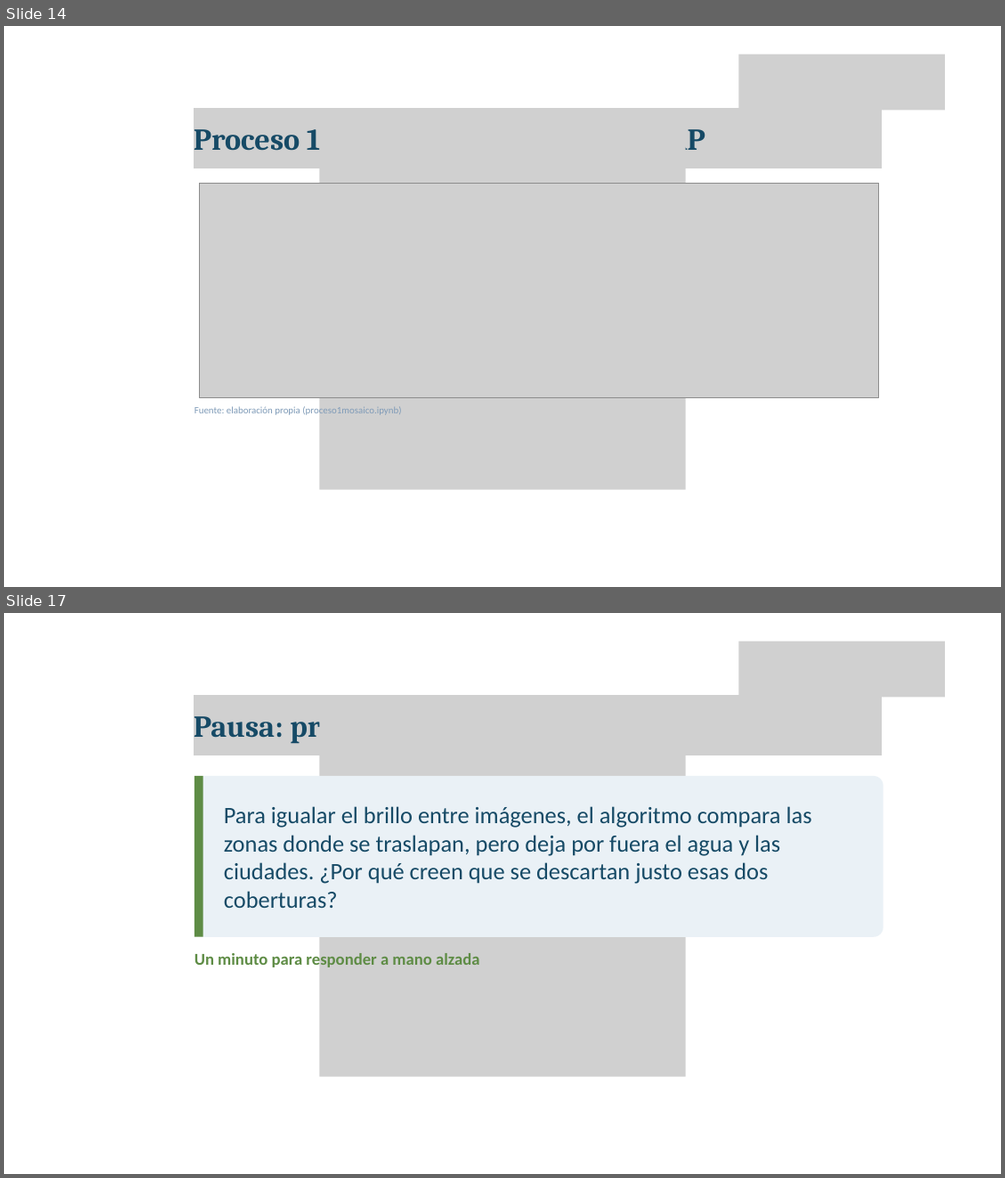
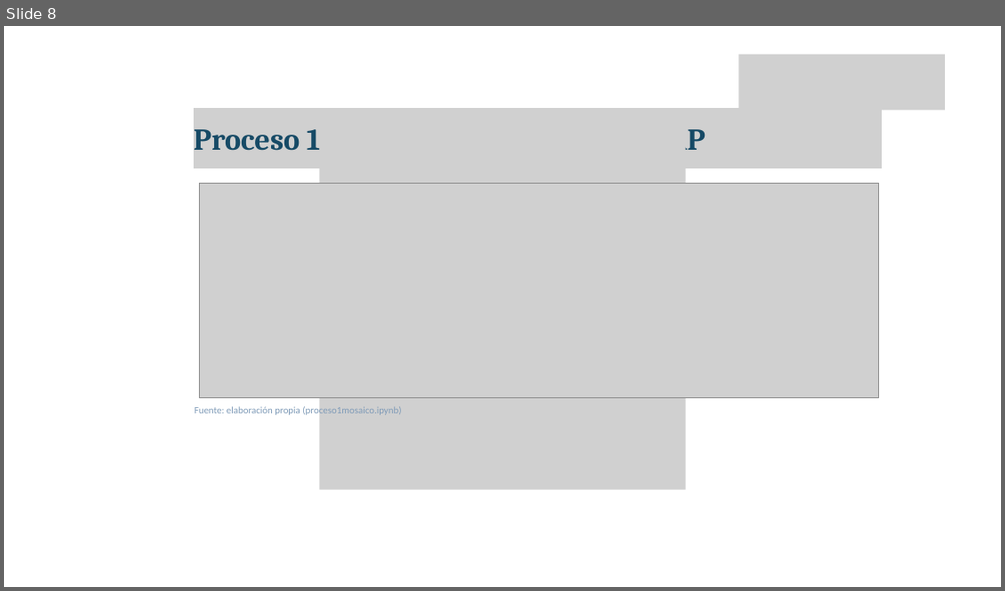
Before and after one commit to AlexandraUD/Ortomosaico, a slide deck: Ponencia_Ortomosaicos_SAR.pptx. Shown one above the other, each under a label of ours: slides 14 and 17 before the commit, slide 8 after it; the slides between them are not shown. The pictures are 1005x1178 and 1005x591 pixels, drawn with LibreOffice and Linux fonts; fonts in the diff are those of the drawing; grey boxes stand for pictures; background and template pictures are left out. Boxes give left, top, right and bottom in pixels: in the first picture for what was removed or moved away, otherwise in the second. Text is boxed around its words. In the diff, an @@ line names an element or a change of style, - is before the commit and + after.

```diff
--- a/Ponencia_Ortomosaicos_SAR.pptx
+++ b/Ponencia_Ortomosaicos_SAR.pptx
@@ slide 17 removed at <box>4,613,1001,1174</box>, background picture (left out) @@
@@ picture removed at <box>738,641,945,697</box> @@
@@ picture removed at <box>194,695,882,755</box> @@
@@ text removed at <box>194,716,416,744</box> @@
-Pausa: pregunta 2 de 3
@@ picture removed at <box>319,710,686,1077</box> @@
@@ rounded rectangle removed at <box>194,776,883,937</box> @@
@@ rectangle removed at <box>194,776,203,937</box> @@
@@ text removed at <box>224,806,812,908</box> @@
-Para igualar el brillo entre imágenes, el algoritmo compara las zonas donde se traslapan, pero deja por fuera el agua y las ciudades. ¿Por qué creen que se descartan justo esas dos coberturas?
@@ text removed at <box>194,951,479,970</box> @@
-Un minuto para responder a mano alzada
@@ what was slide 14 is now slide 8 @@
```
Also in this commit, not shown: 10 slides changed, 1 slide added, 14 other slides removed, 5 other files.
